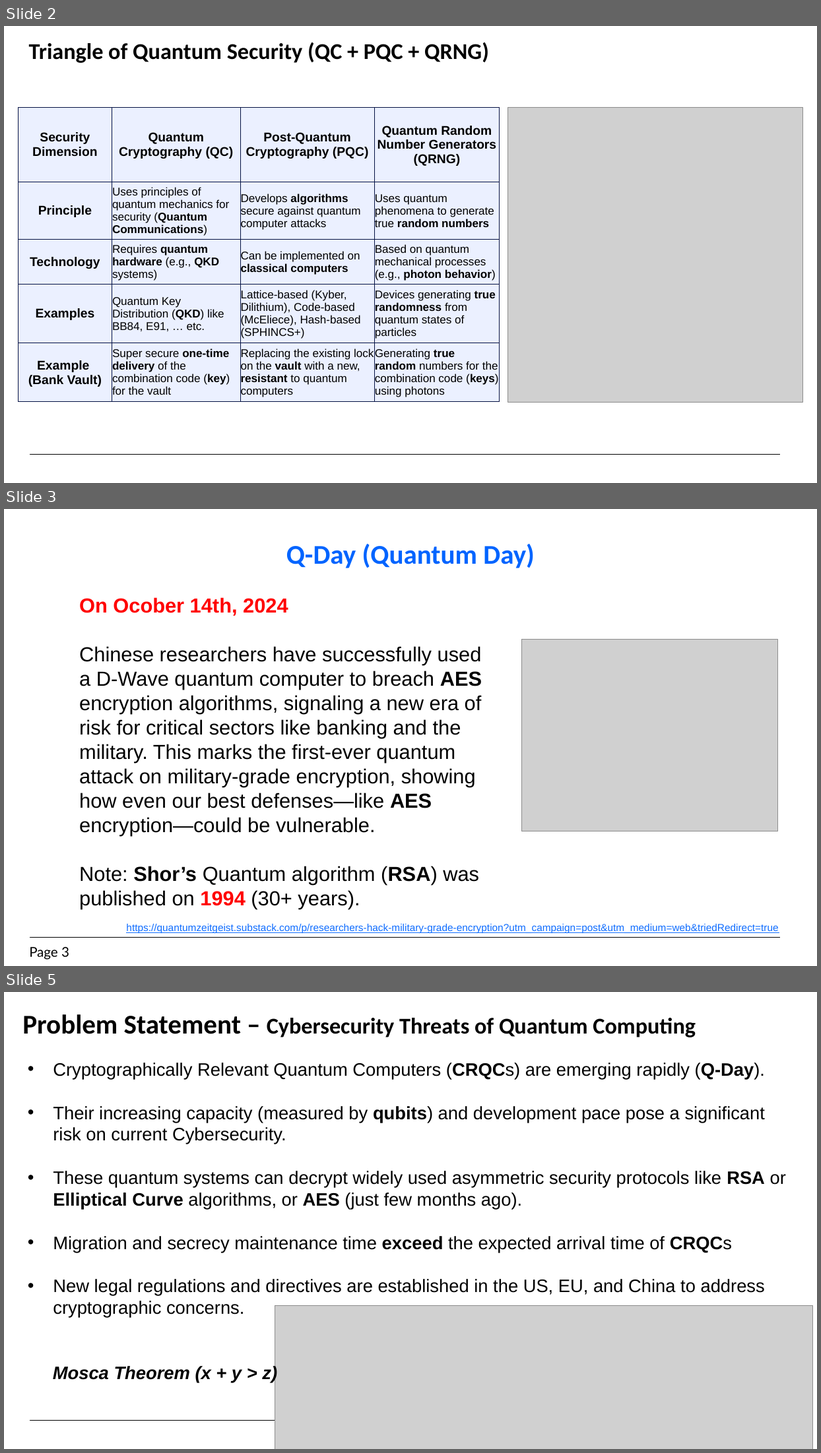
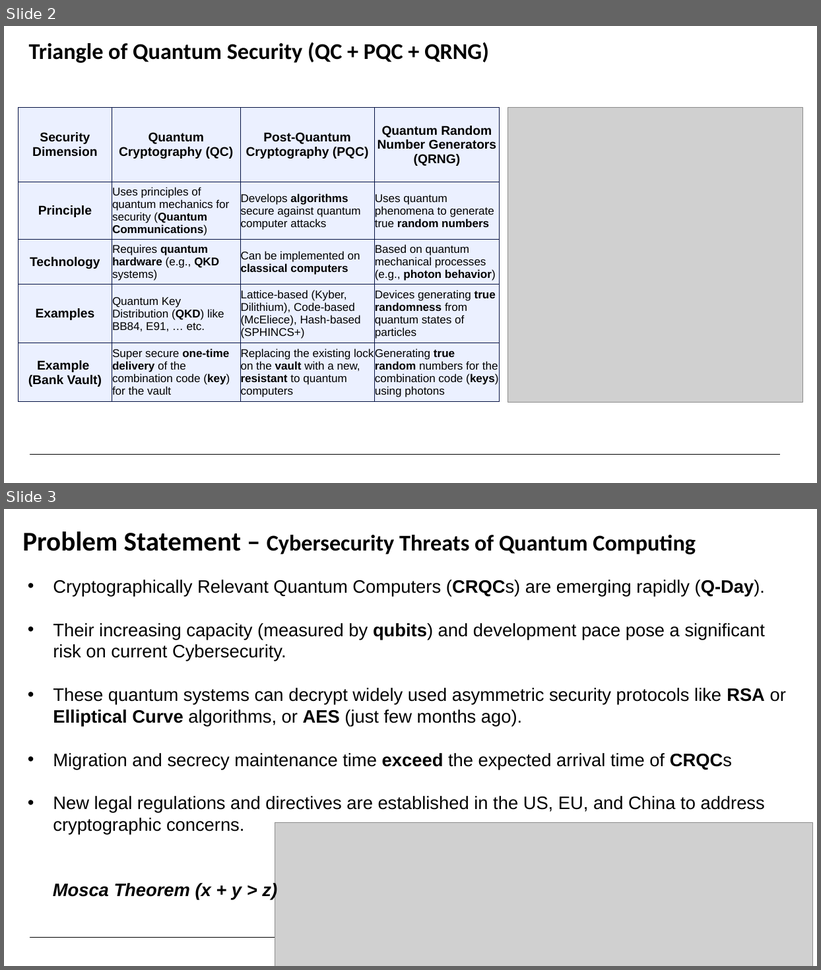
Before and after one commit to kibrahim757/EGQCC, a slide deck: Presentations/5.Quantum Risk Assesment.pptx. Shown one above the other, each under a label of ours: slides 2, 3 and 5 before the commit, slides 2 and 3 after it; the slides between them are not shown. The pictures are 821x1453 and 821x970 pixels, drawn with LibreOffice and Linux fonts; fonts in the diff are those of the drawing; grey boxes stand for pictures; background and template pictures are left out. Boxes give left, top, right and bottom in pixels: in the first picture for what was removed or moved away, otherwise in the second. Text is boxed around its words. In the diff, an @@ line names an element or a change of style, - is before the commit and + after.

```diff
--- a/Presentations/5.Quantum Risk Assesment.pptx
+++ b/Presentations/5.Quantum Risk Assesment.pptx
@@ slide 3 removed at (4, 509, 817, 966), background #FFFFFF; not listed: 1 template element that a slide beside it also shows @@
@@ title removed at (286, 543, 535, 568) @@
-Q-Day (Quantum Day)
@@ text removed at (79, 597, 482, 909) @@
-On Ocober 14th, 2024
-Chinese researchers have successfully used a D-Wave quantum computer to breach AES encryption algorithms, signaling a new era of risk for critical sectors like banking and the military. This marks the first-ever quantum attack on military-grade encryption, showing how even our best defenses—like AES encryption—could be vulnerable.
-Note: Shor’s Quantum algorithm (RSA) was published on 1994 (30+ years).
@@ picture removed at (522, 639, 778, 831) @@
@@ text removed at (126, 923, 778, 934) @@
-https://quantumzeitgeist.substack.com/p/researchers-hack-military-grade-encryption?utm_campaign=post&utm_medium=web&triedRedirect=true
@@ page number removed at (29, 947, 69, 960) @@
-Page 3
@@ what was slide 5 is now slide 3 @@
```
Also in this commit, not shown: 2 slides changed, 1 slide added, 3 other slides removed.
